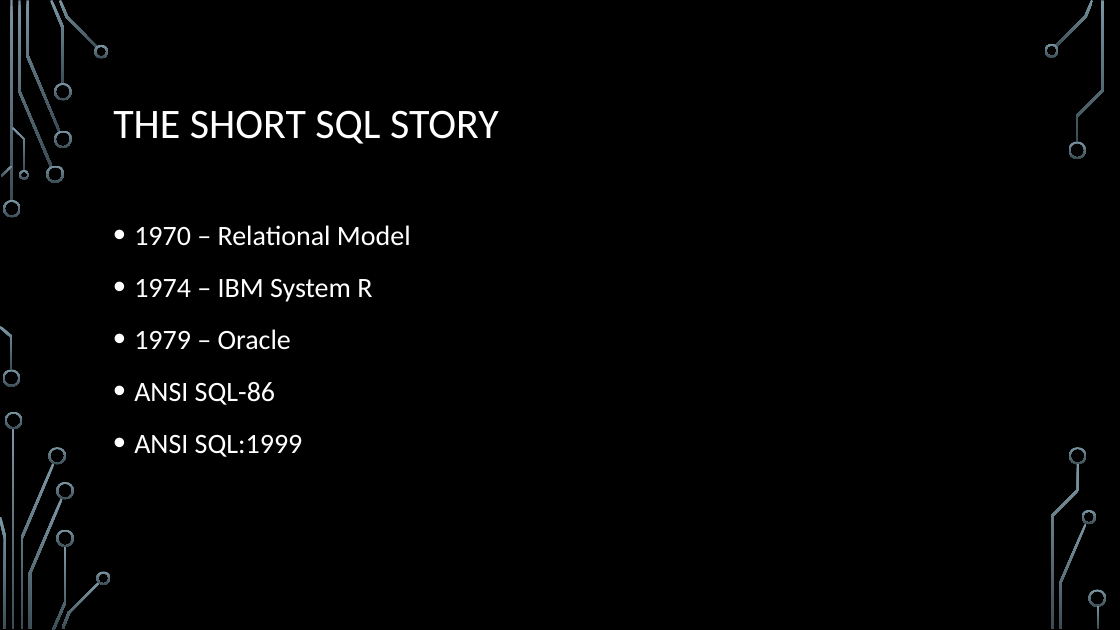
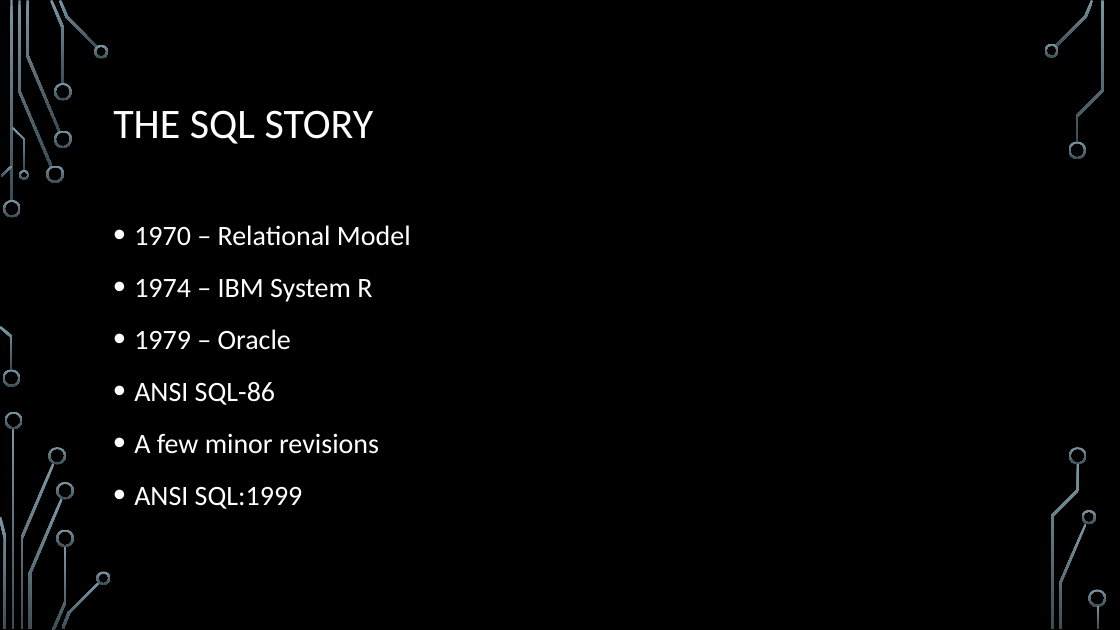
Before and after one commit to michalporeba/sharing, a slide deck: slide 5 of not-so-sql/Not So SQL Anymore v1.pptx. Drawn at 1120x630 pixels with LibreOffice and Linux fonts; fonts in the diff are those of the drawing; background and template pictures are left out. Boxes give left, top, right and bottom in pixels: in the first picture for what was removed or moved away, otherwise in the second. Text is boxed around its words. In the diff, an @@ line names an element or a change of style, - is before the commit and + after.

```diff
--- a/not-so-sql/Not So SQL Anymore v1.pptx
+++ b/not-so-sql/Not So SQL Anymore v1.pptx
@@ title at [113, 110, 374, 144]: text changed @@
-THE SHORT SQL STORY
+THE SQL STORY
@@ text at [134, 433, 379, 454]: paragraph added @@
+• A few minor revisions
```
Also in this commit, not shown: 4 other slides changed.
